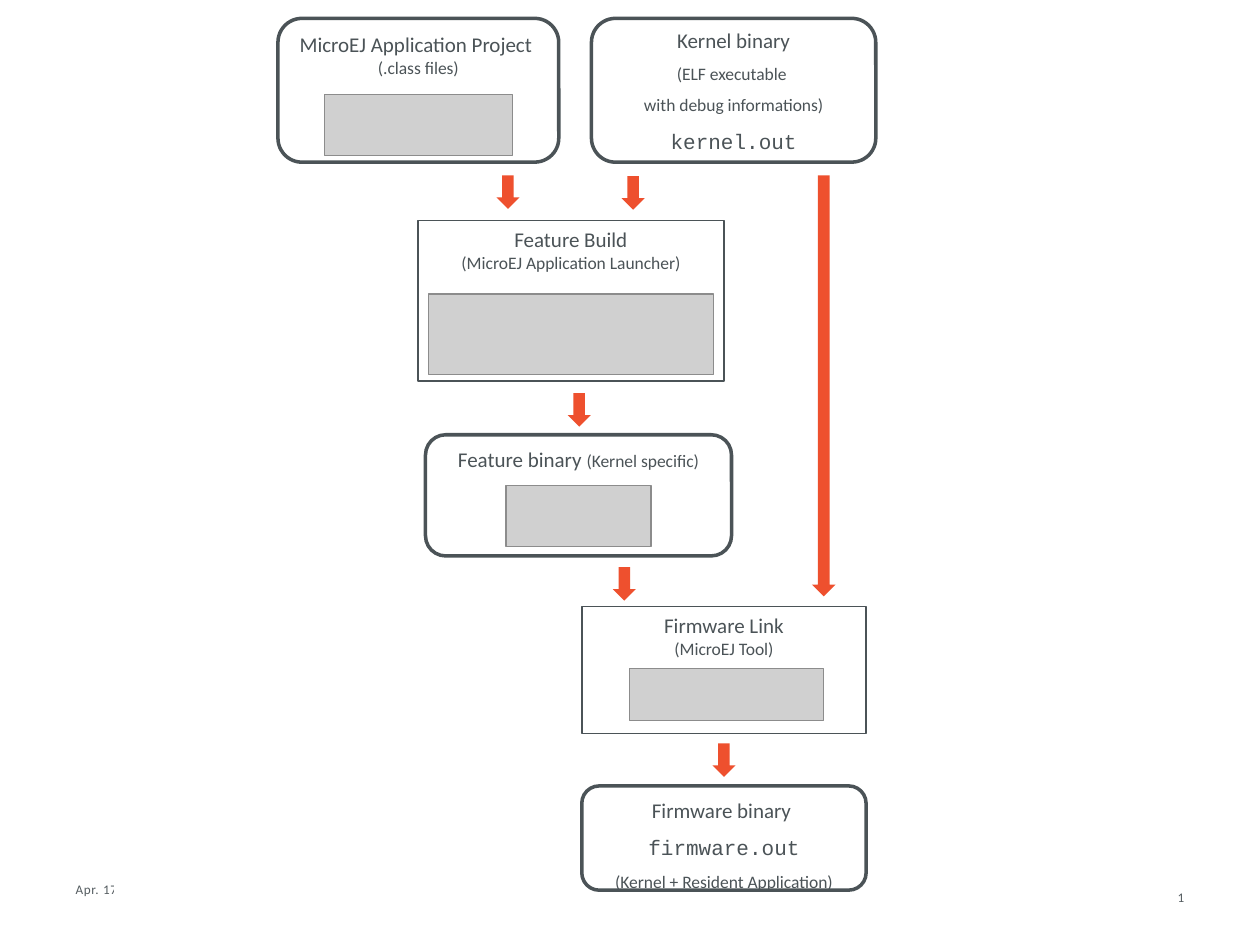
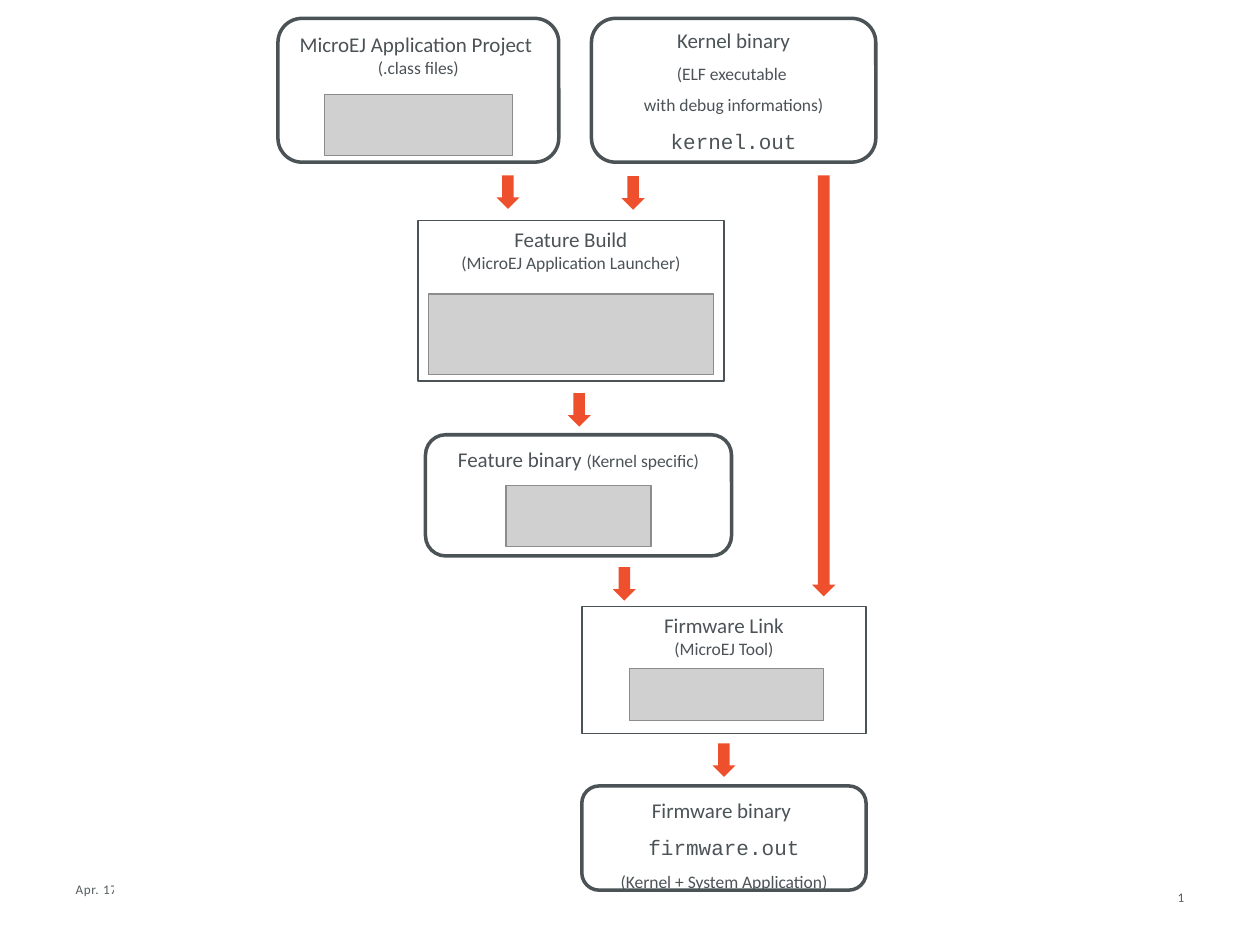
Before and after one commit to MicroEJ/docs, a slide deck: slide 1 of KernelDeveloperGuide/pptx/build_flow_zoom_workspace.pptx. Drawn at 1260x945 pixels with LibreOffice and Linux fonts; fonts in the diff are those of the drawing; grey boxes stand for pictures. Boxes give left, top, right and bottom in pixels: in the first picture for what was removed or moved away, otherwise in the second. Text is boxed around its words. In the diff, an @@ line names an element or a change of style, - is before the commit and + after.

Commit message:
Document Kernel & Application Link (.fso and .fo)
- Keep the PDG Multi-Sandbox section only for KF platform configuration
- Add to KDG
	- Kernel Linking & Application Linking Sections
	- Document Kernel Metadata Generator
	- Move Firmware Linker from PDG->KDG + refresh
	- Document Off board and on Device Linking
- Integrate schematics originally from
'OnBoardSoarOptimizerPresentation.pptx'

```diff
--- a/KernelDeveloperGuide/pptx/build_flow_zoom_workspace.pptx
+++ b/KernelDeveloperGuide/pptx/build_flow_zoom_workspace.pptx
@@ text in rounded rectangle at (x1=621, y1=875, x2=827, y2=892): text changed @@
-(Kernel + Resident Application)
+(Kernel + System Application)
```
Also in this commit, not shown: 2 slides added, 15 other files.
